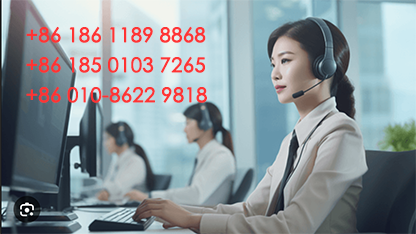
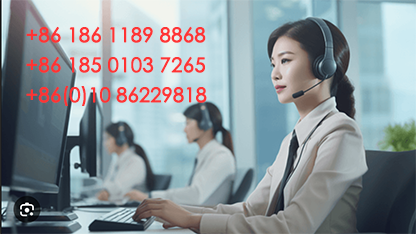
Layered file, before and after one edit (416 × 234). Changes by layer:
renamed "+86 186 1189 8868 +86 185 0103 7265 +86 010-8622 9818" to "+86 186 1189 8868 +86 185 0103 7265 +86(0)10 86229818", painted on it over [64, 86, 207, 106]
